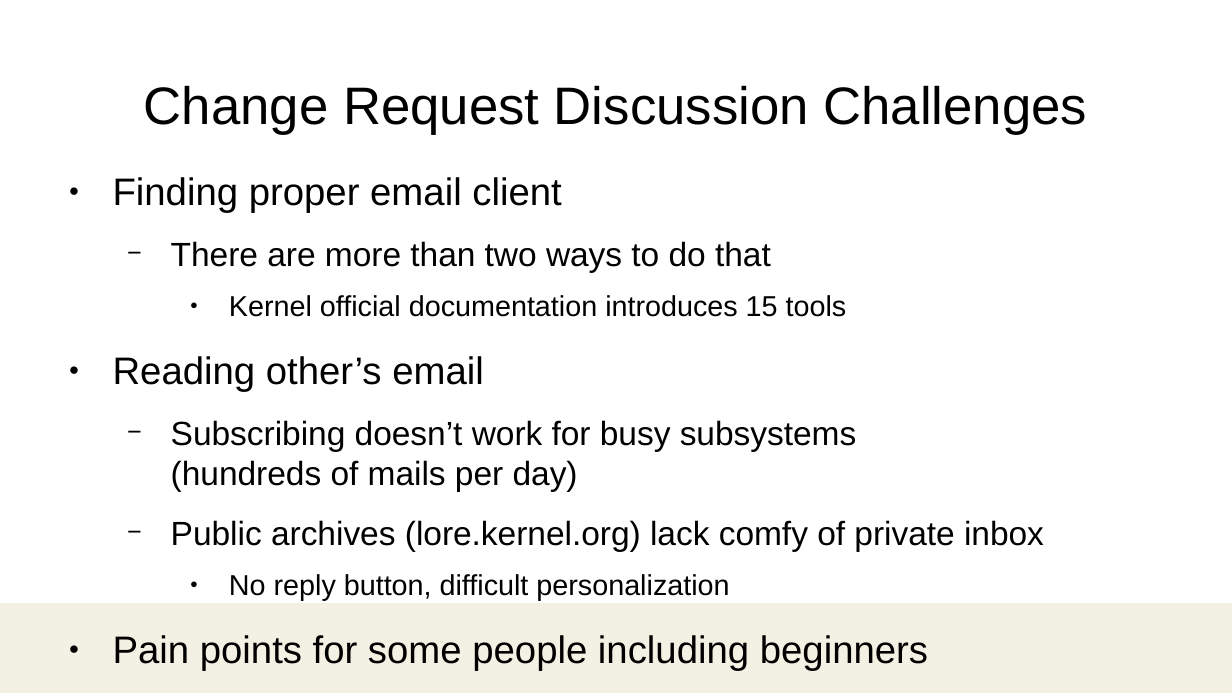
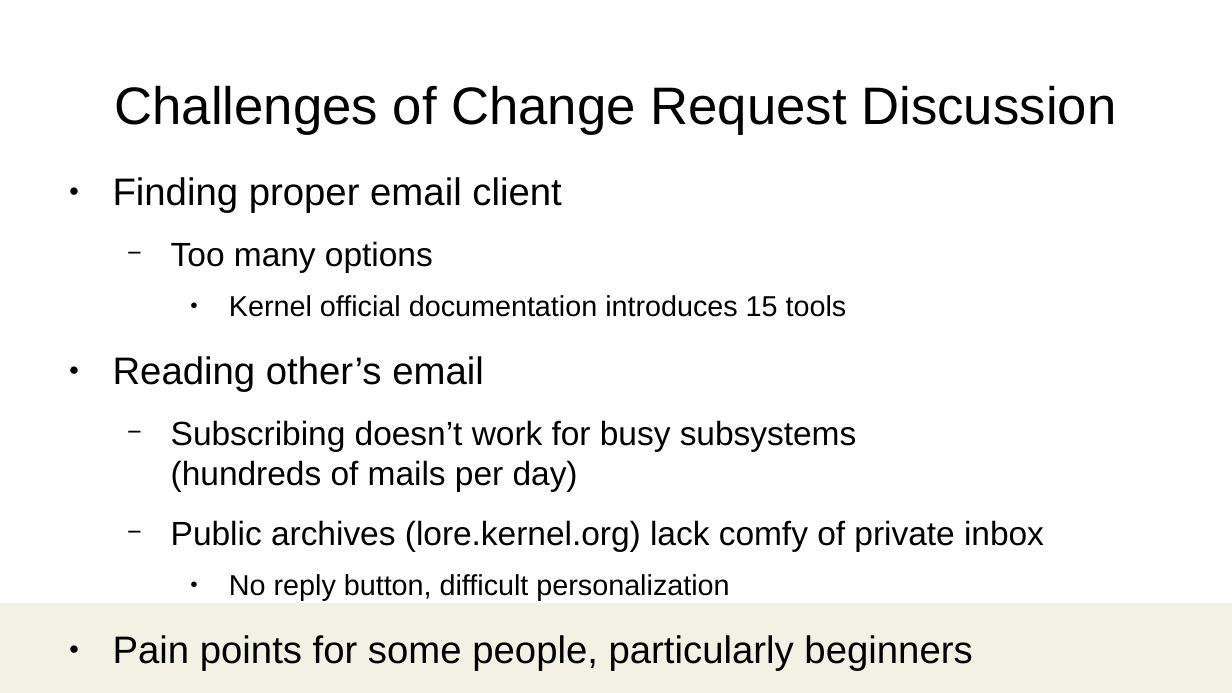
Before and after one commit to damonitor/talks, a slide deck: slide 11 of 2025/ossjp/hkml_ossjp25.odp. Drawn at 1232x693 pixels with LibreOffice and Linux fonts; fonts in the diff are those of the drawing; background and template pictures are left out. Boxes give left, top, right and bottom in pixels: in the first picture for what was removed or moved away, otherwise in the second. Text is boxed around its words. In the diff, an @@ line names an element or a change of style, - is before the commit and + after.

```diff
--- a/2025/ossjp/hkml_ossjp25.odp
+++ b/2025/ossjp/hkml_ossjp25.odp
@@ title at [114,85,1116,135]: text changed @@
-Change Request Discussion Challenges
+Challenges of Change Request Discussion
@@ text at [171,241,433,272]: text changed @@
-  − There are more than two ways to do that
+  − Too many options
@@ text at [113,635,972,671]: text changed @@
-● Pain points for some people including beginners
+● Pain points for some people, particularly beginners
```
Also in this commit, not shown: 11 other slides changed, 1 other file.
